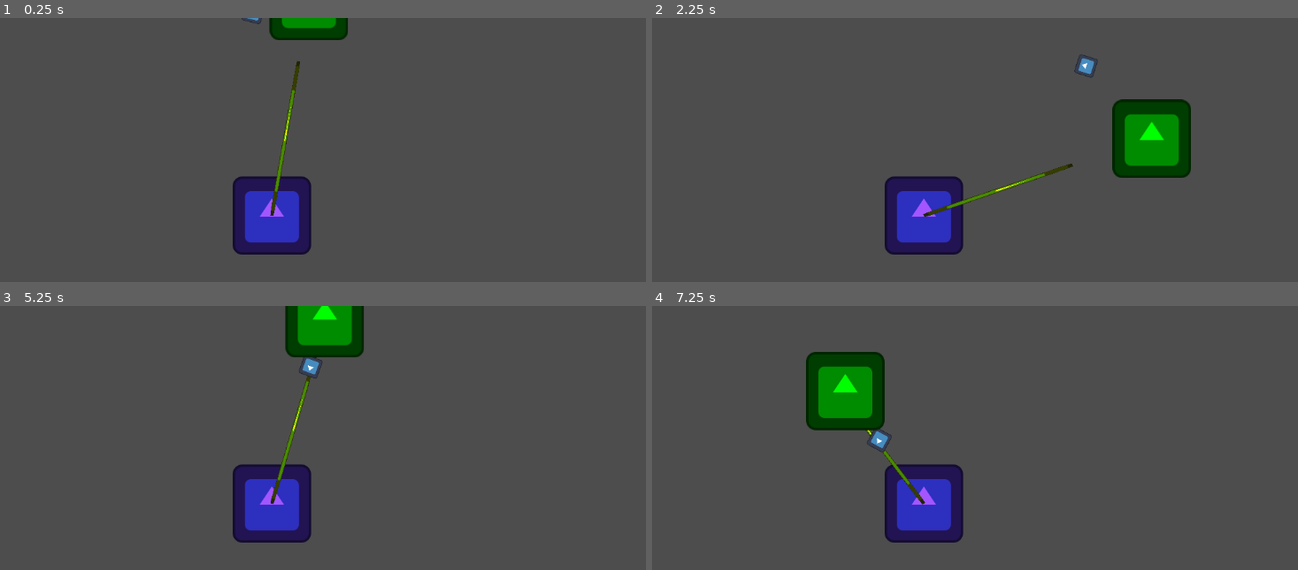
Above: before the commit, frames 1-4 (two rows, left to right).
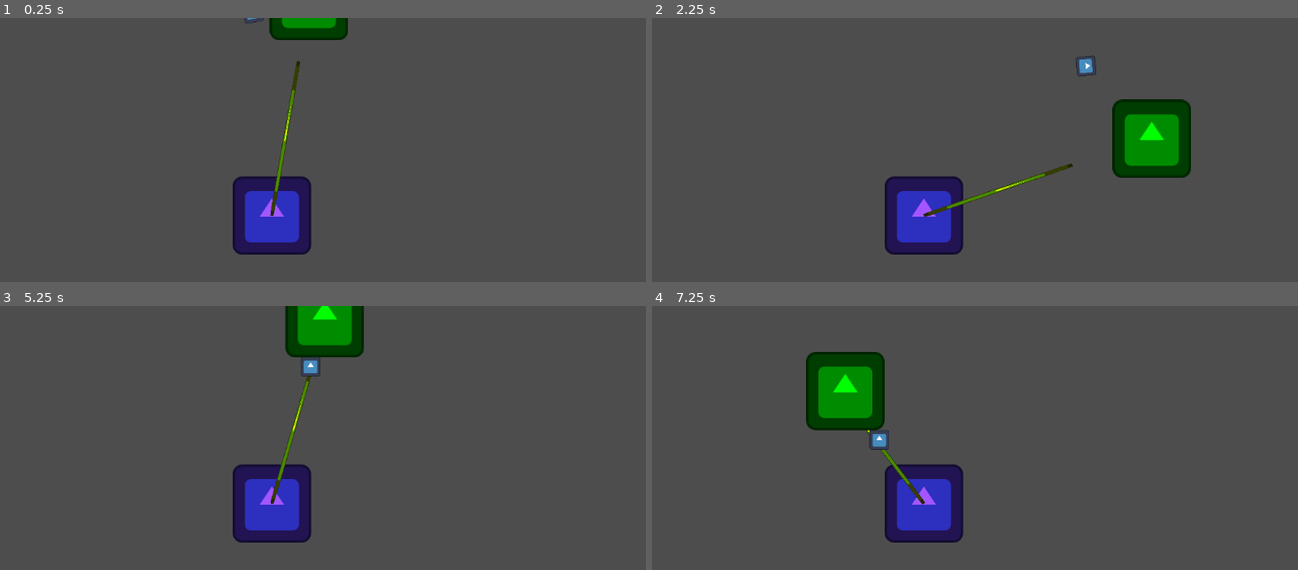
Above: after the commit, the same moments.

Repository: ALI-Sulieman/Eye
Game: Godot game, scene res://levels/level_1/level_1.tscn
The game is run twice, just before and just after one commit, with the same random seed, the same clock (stepped at 60 frames per second) and the same inputs. The engine's default icon, where the game draws it, is replaced by a stand-in: a white triangle on a blue panel in a dark square.
Inputs:
- Up to frame 1 (0.25 s): no input
- Up to frame 2 (2.25 s): tap Enter at 0.5 s; hold Right (ui_right) 0.53-1.28 s; hold Down (ui_down) 1.28-2.03 s; hold Right (ui_right) from 2.03 s (still down)
- Up to frame 3 (5.25 s): release Right (ui_right) at 2.78 s; hold Up (ui_up) 2.78-3.53 s; hold Left (ui_left) 3.53-5.03 s; hold Down (ui_down) from 5.03 s (still down)
- Up to frame 4 (7.25 s): release Down (ui_down) at 5.78 s; hold Right (ui_right) 5.78-6.53 s; hold Up (ui_up) from 6.53 s (still down)

The runs differ from the first frame. In frame 1, less than 0.1% of the frame differs, in the area x 37-41%, y 0-3%; in frame 2, less than 0.1%; in frame 3, less than 0.1%; in frame 4, 0.1%, in the area x 33-38%, y 46-56%.

Commit message:
removed unnecessary code

Diff:
--- a/items/stone/stone.gd
+++ b/items/stone/stone.gd
@@ -1,10 +1,8 @@
 extends RigidBody2D
 
-var target_position: Vector2
 var impulse: Vector2 = Vector2.ZERO
 
 func _ready():
-	look_at(target_position)
 	apply_central_impulse(impulse)
 
 func _on_destruction_timer_timeout():
